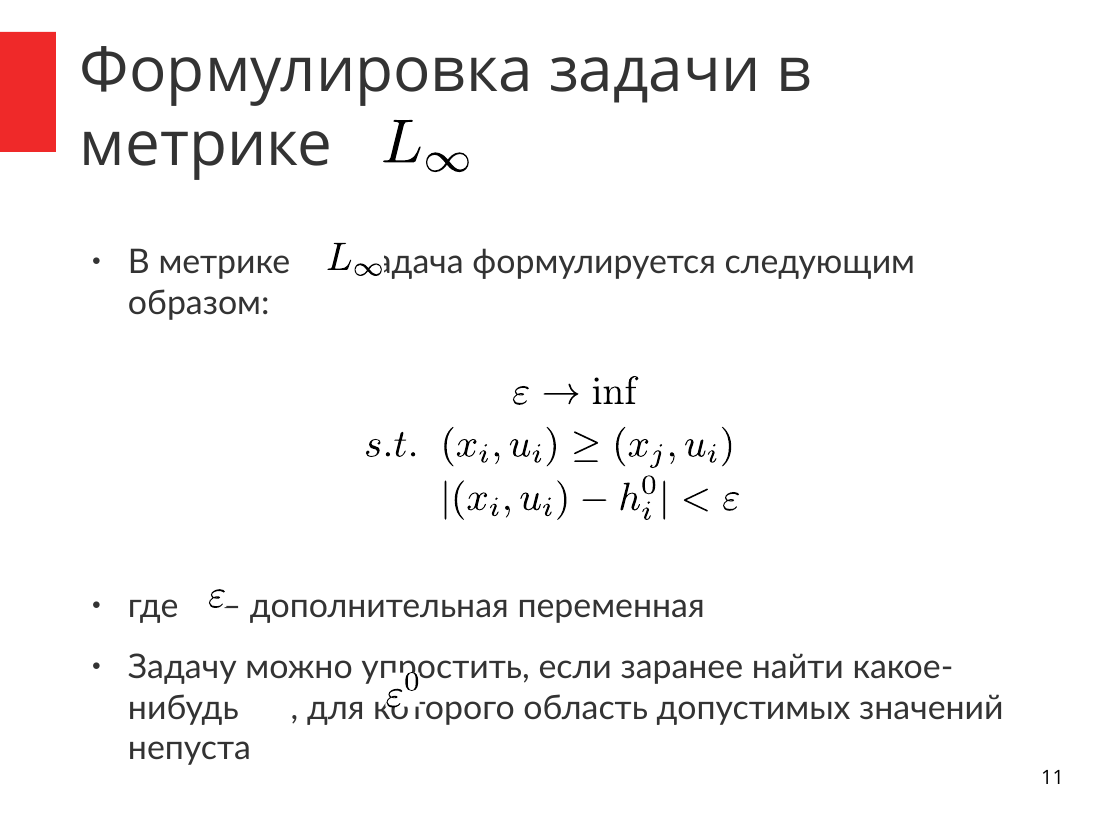
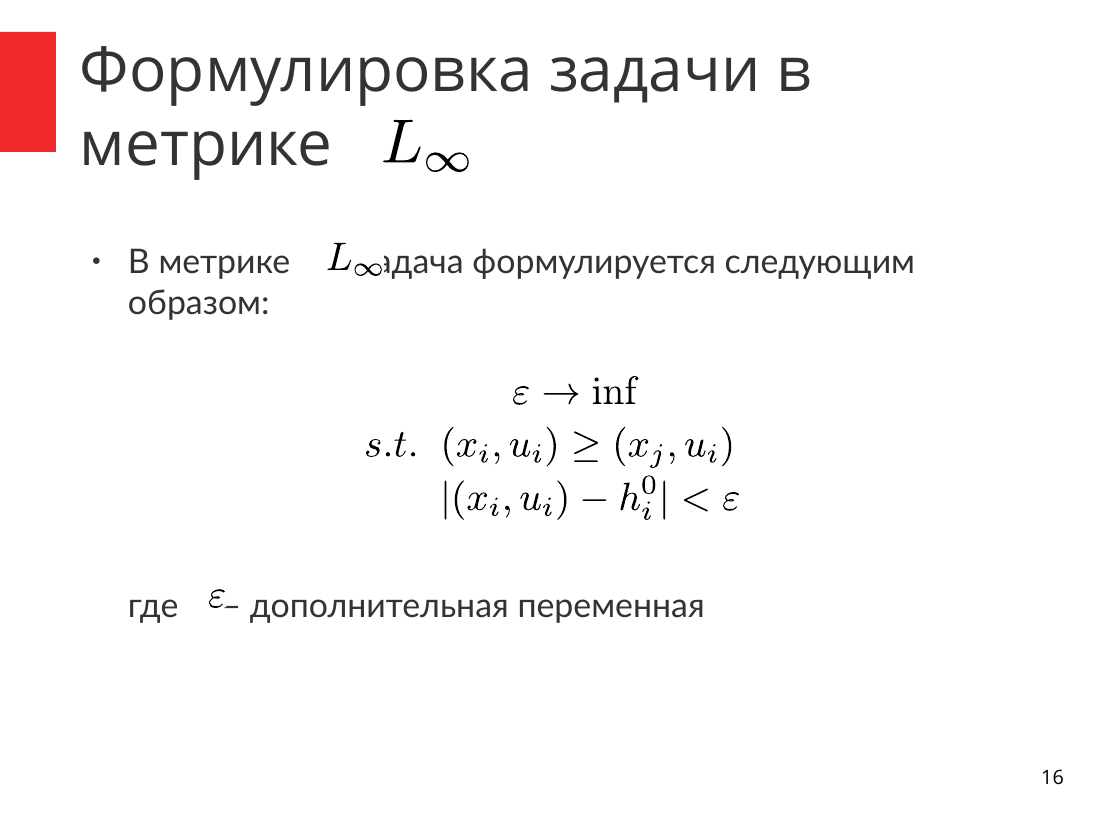
Before and after one commit to ilya-palachev/polyhedra-correction-library, a slide deck: slide 16 of Documentation/i.palachev/Thesis/Presentation-Feb2015/presentation-feb2015.odp (slide 11 before the commit). Drawn at 1120x840 pixels with LibreOffice and Linux fonts; fonts in the diff are those of the drawing. Boxes give left, top, right and bottom in pixels: in the first picture for what was removed or moved away, otherwise in the second. Text is boxed around its words. In the diff, an @@ line names an element or a change of style, - is before the commit and + after.

```diff
--- a/Documentation/i.palachev/Thesis/Presentation-Feb2015/presentation-feb2015.odp
+++ b/Documentation/i.palachev/Thesis/Presentation-Feb2015/presentation-feb2015.odp
@@ text at (x1=128, y1=653, x2=1003, y2=765): paragraph removed @@
-● Задачу можно упростить, если заранее найти какое-нибудь , для которого область допустимых значений непуста
@@ freeform shape removed at (x1=385, y1=673, x2=420, y2=707) @@
@@ freeform shape removed at (x1=386, y1=689, x2=402, y2=708) @@
@@ freeform shape removed at (x1=406, y1=672, x2=419, y2=691) @@
@@ page number at (x1=1041, y1=769, x2=1064, y2=785): text changed @@
-11
+16
```
Also in this commit, not shown: 7 other slides changed, 10 slides added, 1 slide removed.
